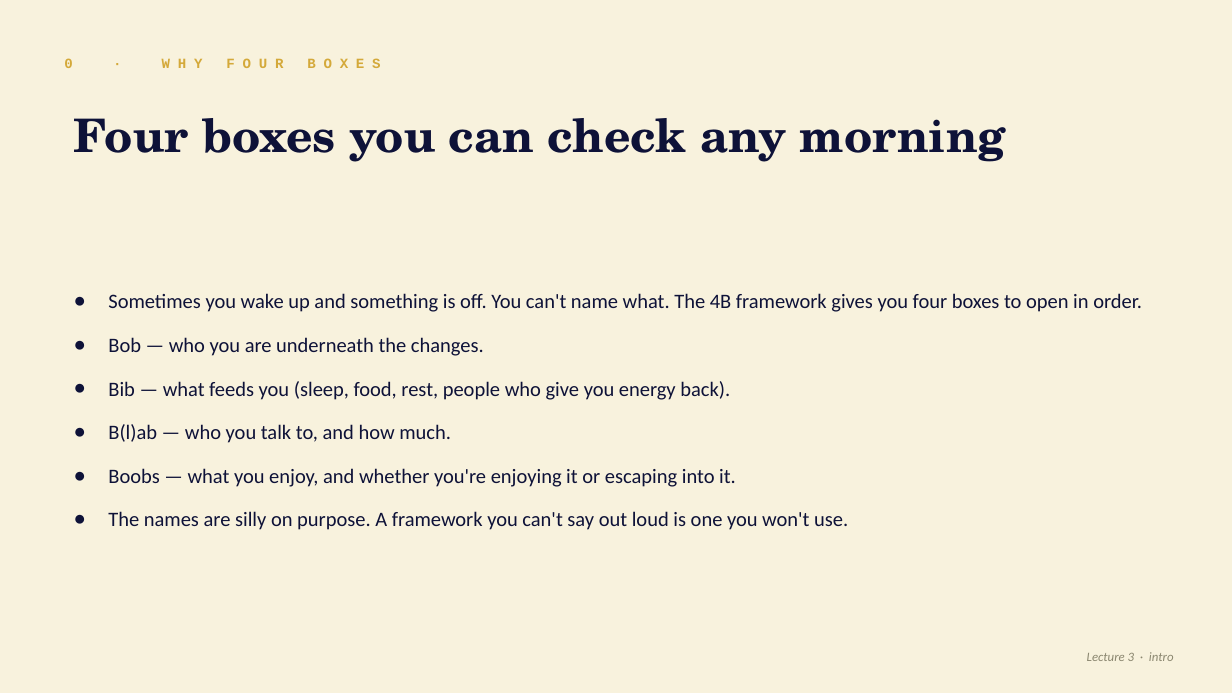
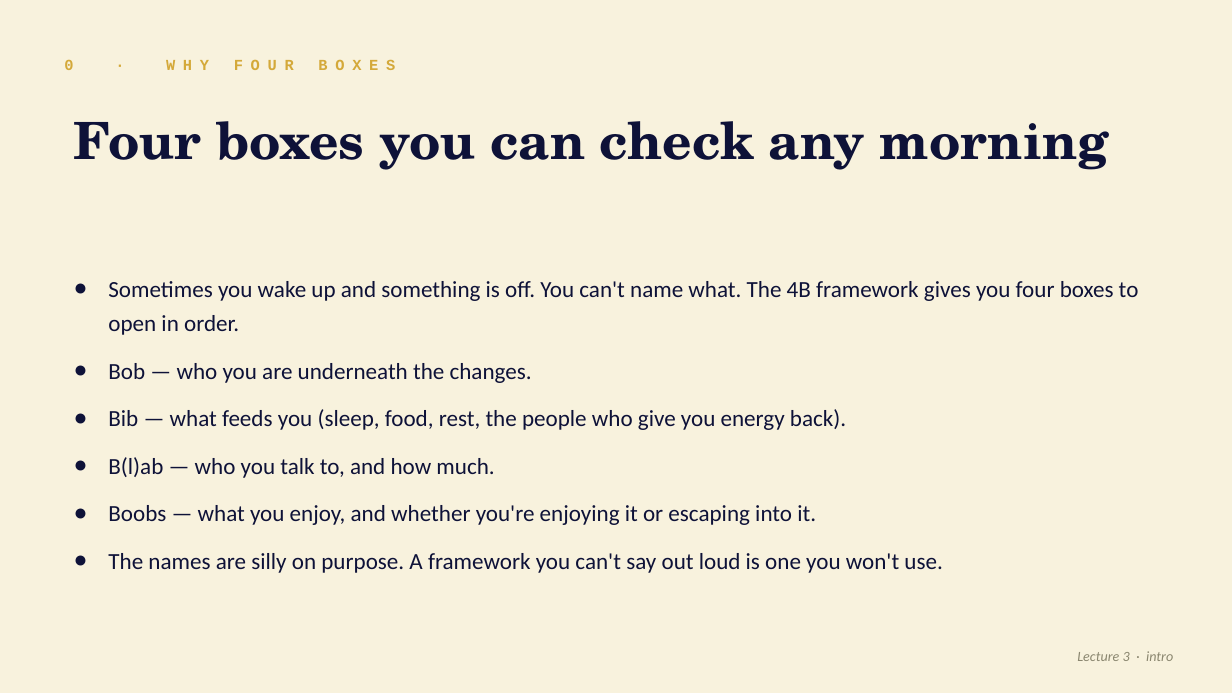
Before and after one commit to DerekSleepfield/webs-aight, a slide deck: slide 3 of assets/the-4b-framework.pptx. Drawn at 1232x693 pixels with LibreOffice and Linux fonts; fonts in the diff are those of the drawing. Boxes give left, top, right and bottom in pixels: in the first picture for what was removed or moved away, otherwise in the second. Text is boxed around its words. In the diff, an @@ line names an element or a change of style, - is before the commit and + after.

```diff
--- a/assets/the-4b-framework.pptx
+++ b/assets/the-4b-framework.pptx
@@ text "0 · WHY FOUR BOXES" at (64,60,364,160): size 11 to 12 pt @@
@@ text "Four boxes you can check ..." at (379,121,1109,170): size 36 to 40 pt @@
@@ text "Sometimes you wake up and ...": place and size @@
-text "Sometimes you wake up and ..." at (108,293,1142,530)
+text "Sometimes you wake up and ..." at (108,281,1139,573)
@@ text at (108,281,1139,573): size 16 to 18 pt in "Sometimes you wake up and something is ...", "Bob — who you are underneath the ...", "B(l)ab — who you talk to, and ...", "Boobs — what you enjoy, and whether ..." and 1 more places @@
@@ text at (108,409,846,430): text changed; size 16 to 18 pt @@
-● Bib — what feeds you (sleep, food, rest, people who give you energy back).
+● Bib — what feeds you (sleep, food, rest, the people who give you energy back).
@@ text "Lecture 3 · intro" at (1077,651,1173,661): size 10 to 11 pt @@
```
Also in this commit, not shown: 17 other slides changed, 1 other file.
